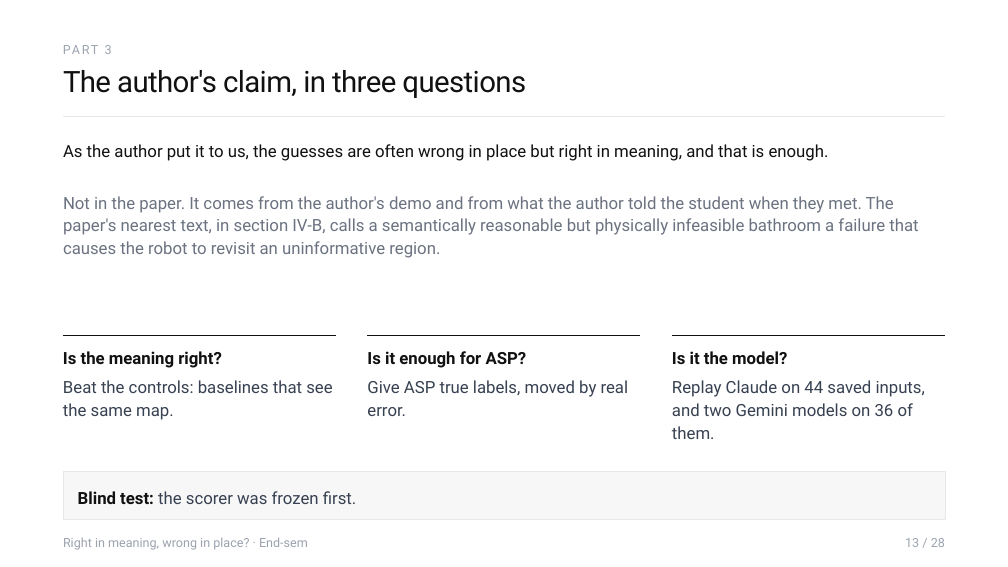
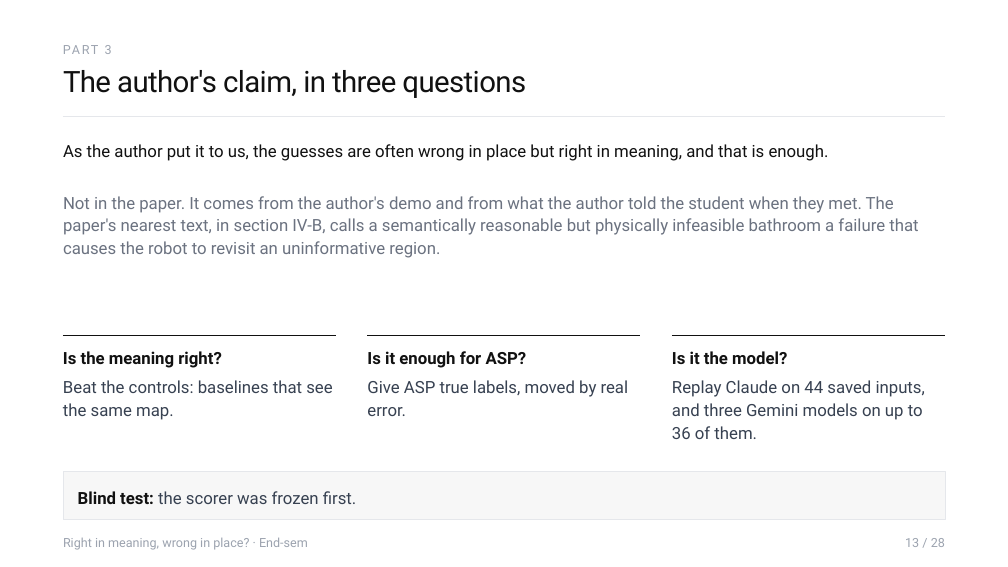
Before and after one commit to Sher110106/validity-aware-active-semantic-exploration, a slide deck: slide 13 of docs/endsem_2026-11/ASP_Endsem.pptx. Drawn at 1008x567 pixels with LibreOffice and Linux fonts; fonts in the diff are those of the drawing. Boxes give left, top, right and bottom in pixels: in the first picture for what was removed or moved away, otherwise in the second. Text is boxed around its words. In the diff, an @@ line names an element or a change of style, - is before the commit and + after.

```diff
--- a/docs/endsem_2026-11/ASP_Endsem.pptx
+++ b/docs/endsem_2026-11/ASP_Endsem.pptx
@@ text at (672, 380, 925, 439): text changed @@
-Replay Claude on 44 saved inputs, and two Gemini models on 36 of them.
+Replay Claude on 44 saved inputs, and three Gemini models on up to 36 of them.
```
Also in this commit, not shown: 6 other slides changed, 2 slides added, 9 other files.
